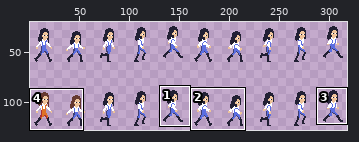
A sprite sheet gets an edit: data/sprites/player_walk.png. The picture above shows the old version from afar; the outline marks the close-up.
Close-up. Before:
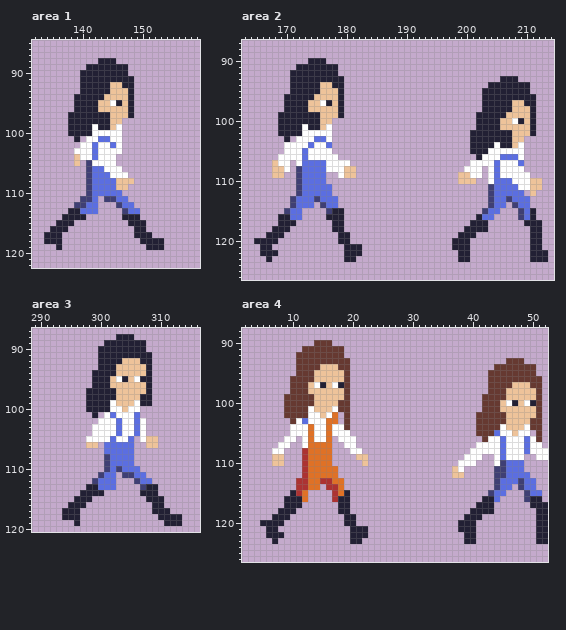
The file is 320x128 pixels. Shown: area 1: x 132..159, y 85..122; area 2: x 163..214, y 87..126; area 3: x 289..316, y 87..120; area 4: x 2..52, y 88..126. The wide view leaves out empty margins. The commit also changed other parts of the picture, which this record leaves out.
The same view after the edit:
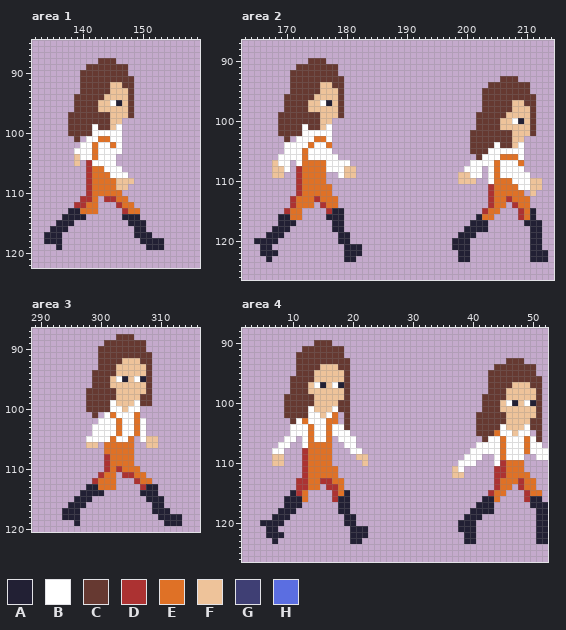
Palette (. is transparent): A #222034  B #ffffff  C #663931  D #ac3232  E #df7126  F #eec39a  G #3f3f74  H #5b6ee1
The edit:
--- area 1
@@ x 136..151 @@
  87 ................
- 88 .......AAA......
- 89 .....AAAAAAA....
- 90 ....AAAAAAAA....
- 91 ....AAAAAAAAA...
- 92 ....AAAAAFFAA...
- 93 ....AAAAAFFFA...
- 94 ...AAAAAFFFFA...
- 95 ...AAAAFFBAFA...
- 96 ...AAAAFFFFFA...
- 97 ..AAAAAAAFFFA...
- 98 ..AAAAAAAFF.....
- 99 ..AAAABAAFB.....
-100 ..AAAABBBBB.....
-101 ...A.BBHHBB.....
-102 ....BBHBBHB.....
-103 ...BBBHBBBB.....
-104 ...FBBHBBB......
-105 ...F.GBBBB......
-106 .....GHHBBB.....
-107 .....GHHHBBB....
-108 .....GHHHHFFF...
-109 .....GHHHHFF....
-110 .....GHHHHH.....
-111 ....GGH.GGHH....
-112 ...GGHH...GHH...
-113 ..AAHHH....GHH..
+ 88 .......CCC......
+ 89 .....CCCCCCC....
+ 90 ....CCCCCCCC....
+ 91 ....CCCCCCCCC...
+ 92 ....CCCCCFFCC...
+ 93 ....CCCCCFFFC...
+ 94 ...CCCCCFFFFC...
+ 95 ...CCCCFFBAFC...
+ 96 ...CCCCFFFFFC...
+ 97 ..CCCCCCCFFFC...
+ 98 ..CCCCCCCFF.....
+ 99 ..CCCCBCCFB.....
+100 ..CCCCBBBBB.....
+101 ...C.BBEEBB.....
+102 ....BBEBBEB.....
+103 ...BBBEBBBB.....
+104 ...FBBEBBB......
+105 ...F.DBBBB......
+106 .....DEEBBB.....
+107 .....DEEEBBB....
+108 .....DEEEEFFF...
+109 .....DEEEEFF....
+110 .....DEEEEE.....
+111 ....DDE.DDEE....
+112 ...DDEE...DEE...
+113 ..AAEEE....DEE..
 114 .AAAA......AAA..
--- area 2
@@ x 163..214 @@
  89 ....................................................
- 90 ...........AAA......................................
- 91 .........AAAAAAA....................................
- 92 ........AAAAAAAA....................................
- 93 ........AAAAAAAAA..........................AAA......
- 94 ........AAAAAFFAA........................AAAAAAA....
- 95 ........AAAAAFFFA.......................AAAAAAAA....
- 96 .......AAAAAFFFFA.......................AAAAAAAAA...
- 97 .......AAAAFFBAFA.......................AAAAAFFAA...
- 98 .......AAAAFFFFFA.......................AAAAAFFFA...
- 99 ......AAAAAAAFFFA......................AAAAAFFFFA...
-100 ......AAAAAAAFF........................AAAAFFBAFA...
-101 ......AAAABAAFB........................AAAAFFFFFA...
-102 ......AAAABBBBB.......................AAAAAAAFFFA...
-103 .......A.BBBHHB.......................AAAAAAAFF.....
-104 .......BBBBHBBH.......................AAAABAAFB.....
-105 .......BBBHBBBB.......................AAABBBBBB.....
-106 ......BBBBHBBBBB.......................ABBBHHHB.....
-107 .....FBB.BHHHHBBBB....................BBBBHBBBH.....
-108 .....FFB.GHHHHBBBFF..................BBB.BHBBBB.....
-109 .....FF..GHHHH..BFF.................FFBB.BHBBBBB....
-110 .........GHHHH......................FFF..BHHHBBBFF..
-111 .........GHHHHH..........................GHHHHBBFF..
-112 .........GHHHHH..........................GHHHHH.F...
-113 ........GHHHGHHH.........................GHHGHHH....
-114 ........GHHH.GHH.........................GHH.GHH....
-115 .......GHH....GAA.......................GHH...GHA...
-116 ......AAHH....AAA......................AHH....GHA...
+ 90 ...........CCC......................................
+ 91 .........CCCCCCC....................................
+ 92 ........CCCCCCCC....................................
+ 93 ........CCCCCCCCC..........................CCC......
+ 94 ........CCCCCFFCC........................CCCCCCC....
+ 95 ........CCCCCFFFC.......................CCCCCCCC....
+ 96 .......CCCCCFFFFC.......................CCCCCCCCC...
+ 97 .......CCCCFFBAFC.......................CCCCCFFCC...
+ 98 .......CCCCFFFFFC.......................CCCCCFFFC...
+ 99 ......CCCCCCCFFFC......................CCCCCFFFFC...
+100 ......CCCCCCCFF........................CCCCFFBAFC...
+101 ......CCCCBCCFB........................CCCCFFFFFC...
+102 ......CCCCBBBBB.......................CCCCCCCFFFC...
+103 .......C.BBBEEB.......................CCCCCCCFF.....
+104 .......BBBBEBBE.......................CCCCBCCFB.....
+105 .......BBBEBBBB.......................CCCBBBBBB.....
+106 ......BBBBEBBBBB.......................CBBBEEEB.....
+107 .....FBB.BEEEEBBBB....................BBBBEBBBE.....
+108 .....FFB.DEEEEBBBFF..................BBB.BEBBBB.....
+109 .....FF..DEEEE..BFF.................FFBB.BEBBBBB....
+110 .........DEEEE......................FFF..BEEEBBBFF..
+111 .........DEEEEE..........................DEEEEBBFF..
+112 .........DEEEEE..........................DEEEEE.F...
+113 ........DEEEDEEE.........................DEEDEEE....
+114 ........DEEE.DEE.........................DEE.DEE....
+115 .......DEE....DAA.......................DEE...DEA...
+116 ......AAEE....AAA......................AEE....DEA...
 117 ......AAA......AA.....................AAA......AAA..
--- area 3
@@ x 296..310 @@
  87 ...............
- 88 .......AAA.....
- 89 .....AAAAAAA...
- 90 ....AAAAAAAA...
- 91 ....AAAAAAAAA..
- 92 ....AAAAFFFAA..
- 93 ....AAAFFFFFA..
- 94 ...AAAAFFFFFA..
- 95 ...AAAFBAFBAA..
- 96 ...AAAFFFFFFA..
- 97 ..AAAAAFFFFFA..
- 98 ..AAAAAFFFFAA..
- 99 ..AAAABFFFBAA..
-100 ..AAAABBFBB....
-101 ...A.BHBBBH....
-102 ....BBBHBBHB...
-103 ...BBBBHBBHB...
-104 ...BBBBHBBHB...
-105 ..BBBBHBBH.BFF.
-106 ..FF.HHHHH..FF.
-107 .....HHHHH.....
-108 .....GHHHH.....
-109 .....GHHHH.....
-110 .....GHGHHH....
-111 ....GHH.GGHH...
-112 ...GHHH...GHH..
-113 ..AAHHH....GAA.
+ 88 .......CCC.....
+ 89 .....CCCCCCC...
+ 90 ....CCCCCCCC...
+ 91 ....CCCCCCCCC..
+ 92 ....CCCCFFFCC..
+ 93 ....CCCFFFFFC..
+ 94 ...CCCCFFFFFC..
+ 95 ...CCCFBAFBAC..
+ 96 ...CCCFFFFFFC..
+ 97 ..CCCCCFFFFFC..
+ 98 ..CCCCCFFFFCC..
+ 99 ..CCCCBFFFBCC..
+100 ..CCCCBBFBB....
+101 ...C.BEBBBE....
+102 ....BBBEBBEB...
+103 ...BBBBEBBEB...
+104 ...BBBBEBBEB...
+105 ..BBBBEBBE.BFF.
+106 ..FF.EEEEE..FF.
+107 .....EEEEE.....
+108 .....DEEEE.....
+109 .....DEEEE.....
+110 .....DEDEEE....
+111 ....DEE.DDEE...
+112 ...DEEE...DEE..
+113 ..AAEEE....DAA.
 114 .AAAA......AAA.
--- area 4
@@ x 2..52 @@
 102 .......CCCCBBFBE.C.....................CCCCCFFFFFC.
-103 ........CBHBBBEE.C.....................CCCCCFFFFCC.
+103 ........CBEBBBEE.C.....................CCCCCFFFFCC.
 104 ........BBBEBBEBBC.....................CCCCBFFFBCC.
-105 ........BBBEBBEBBB.....................CCCHBBFBB.C.
-106 .......BB.BEBBE.BBB.....................CBBHBBBHBC.
-107 ......BB..BEEEE..BB....................BBBBHBBBHBB.
-108 .....BB...DEEEE...BB..................BBBBBHBBBHBBB
-109 .....FF...DEEEE....FF................BBB..BHBBB..BB
-110 .....FF...DEEEE.....F...............BBB...BGHHH....
-111 ..........DEEEEE...................FB.....GGHHH....
-112 ..........DEEEEE...................FF.....GGHHHH...
-113 .........DDEEDDEE.........................GHHHGHH..
-114 .........DDEE.DDE.........................GHH.GHH..
-115 ........ADE....DEA.......................GHH...GHH.
-116 .......AAAE....DAA......................AAH....GAA.
+105 ........BBBEBBEBBB.....................CCCEBBFBB.C.
+106 .......BB.BEBBE.BBB.....................CBBEBBBEBC.
+107 ......BB..BEEEE..BB....................BBBBEBBBEBB.
+108 .....BB...DEEEE...BB..................BBBBBEBBBEBBB
+109 .....FF...DEEEE....FF................BBB..BEBBB..BB
+110 .....FF...DEEEE.....F...............BBB...BDEEE....
+111 ..........DEEEEE...................FB.....DDEEE....
+112 ..........DEEEEE...................FF.....DDEEEE...
+113 .........DDEEDDEE.........................DEEEDEE..
+114 .........DDEE.DDE.........................DEE.DEE..
+115 ........ADE....DEA.......................DEE...DEE.
+116 .......AAAE....DAA......................AAE....DAA.
 117 .......AAA......AA.....................AAA......AAA
Where, in picture pixels (left, top, right, bottom), the same in both close-ups:
changed: (68, 58, 140, 214)
changed: (278, 58, 344, 220)
changed: (470, 76, 536, 220)
changed: (86, 334, 152, 490)
changed: (302, 418, 308, 424)
changed: (488, 430, 542, 502)
